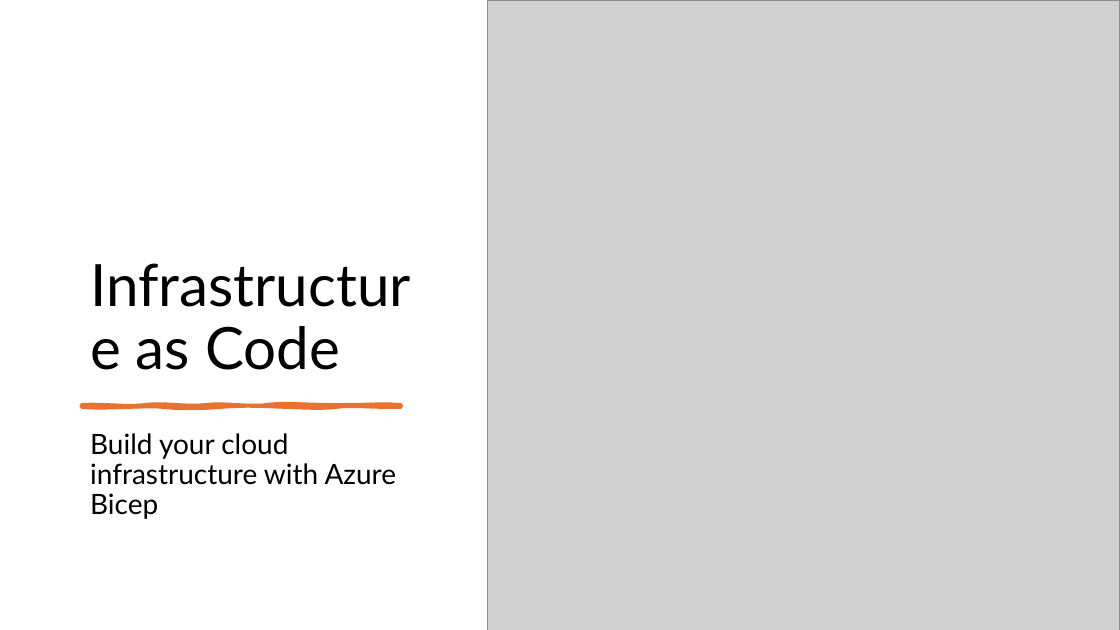
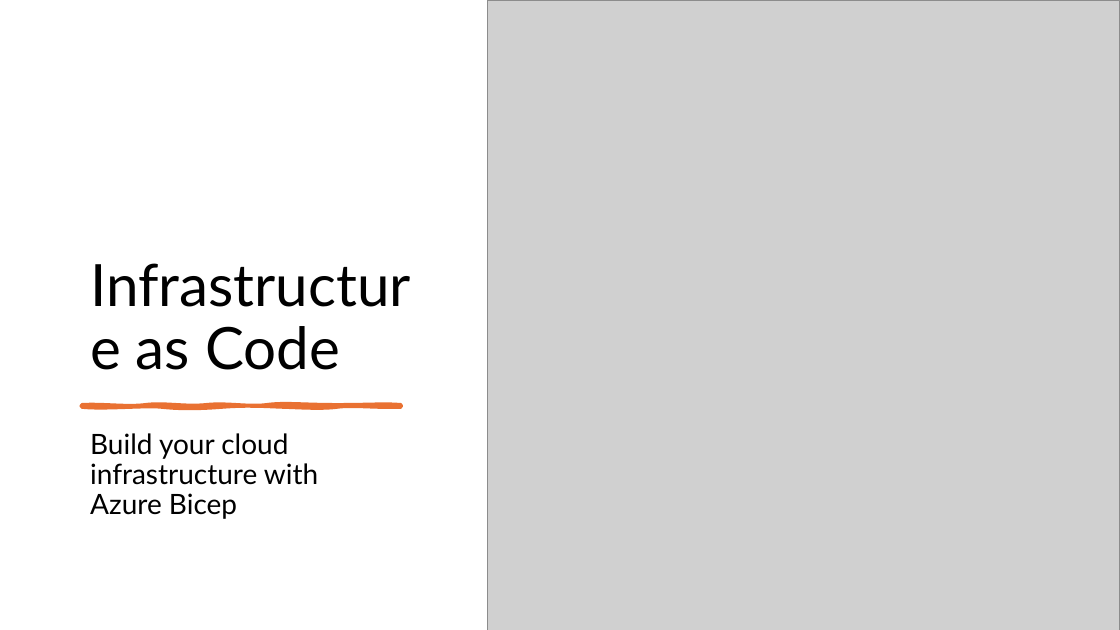
Before and after one commit to cloudchristoph/BicepIntroduction, a slide deck: slide 1 of Slides/TechComm_Bicep_Presentation.pptx. Drawn at 1120x630 pixels with LibreOffice and Linux fonts; fonts in the diff are those of the drawing; grey boxes stand for pictures. Boxes give left, top, right and bottom in pixels: in the first picture for what was removed or moved away, otherwise in the second. Text is boxed around its words. In the diff, an @@ line names an element or a change of style, - is before the commit and + after.

Commit message:
Current slides; removal of deprecated config

```diff
--- a/Slides/TechComm_Bicep_Presentation.pptx
+++ b/Slides/TechComm_Bicep_Presentation.pptx
@@ subtitle "Build your cloud infrastructure with ..." rewrapped from [90,433,397,519] to [90,433,318,519] @@
```
Also in this commit, not shown: 1 other file.
